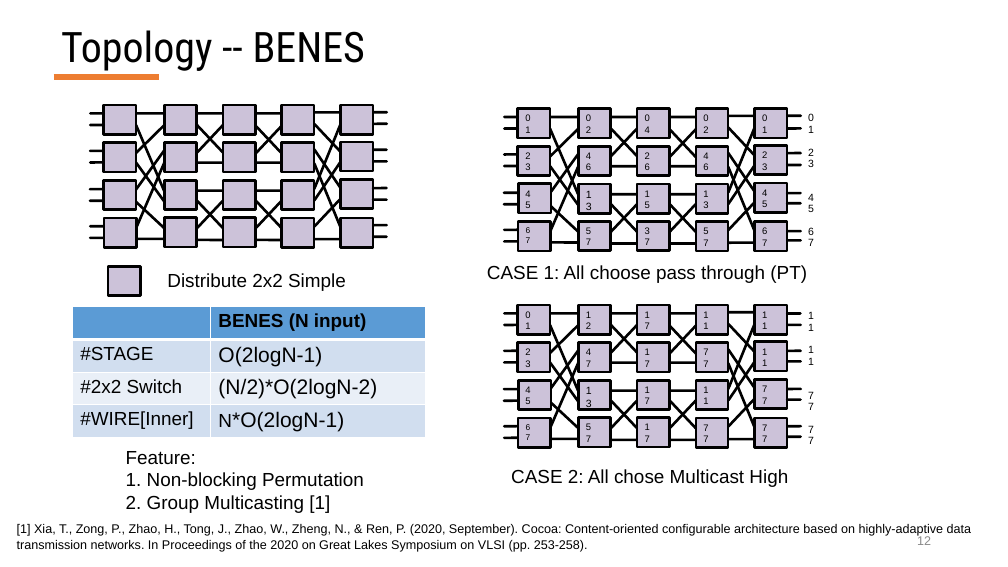
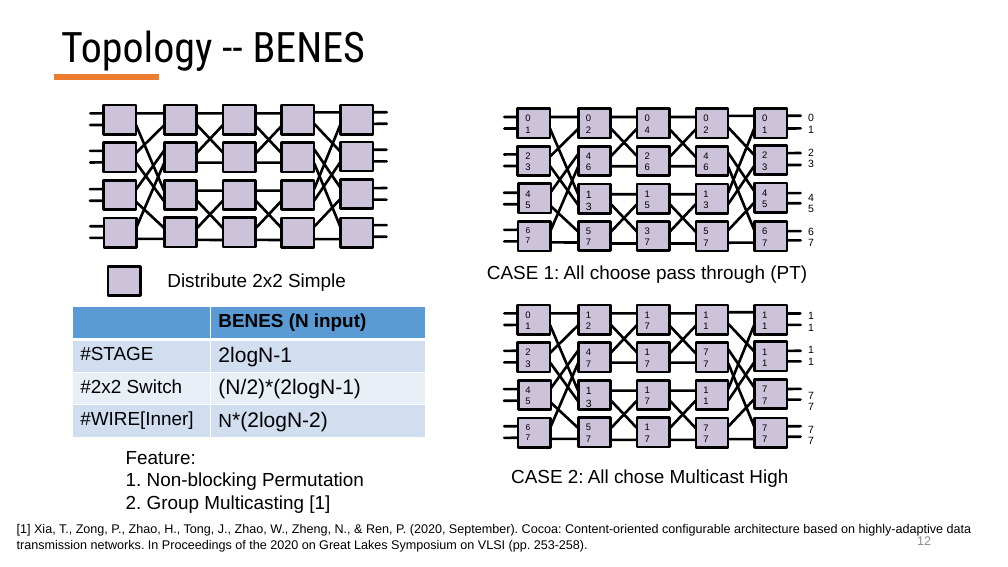
Before and after one commit to georgia-tech-synergy-lab/AcceleratorNoC, a slide deck: slide 12 of RTL_MicroSwitches_Jianming.pptx. Drawn at 1008x567 pixels with LibreOffice and Linux fonts; fonts in the diff are those of the drawing. Boxes give left, top, right and bottom in pixels: in the first picture for what was removed or moved away, otherwise in the second. Text is boxed around its words. In the diff, an @@ line names an element or a change of style, - is before the commit and + after.

```diff
--- a/RTL_MicroSwitches_Jianming.pptx
+++ b/RTL_MicroSwitches_Jianming.pptx
@@ table at (73,307,425,567) @@
-row 2, column 2: O(2logN-1)
+row 2, column 2: 2logN-1
-row 3, column 2: (N/2)*O(2logN-2)
+row 3, column 2: (N/2)*(2logN-1)
-row 4, column 2: N*O(2logN-1)
+row 4, column 2: N*(2logN-2)
```
Also in this commit, not shown: 4 other slides changed, 7 slides added, 40 other files.
